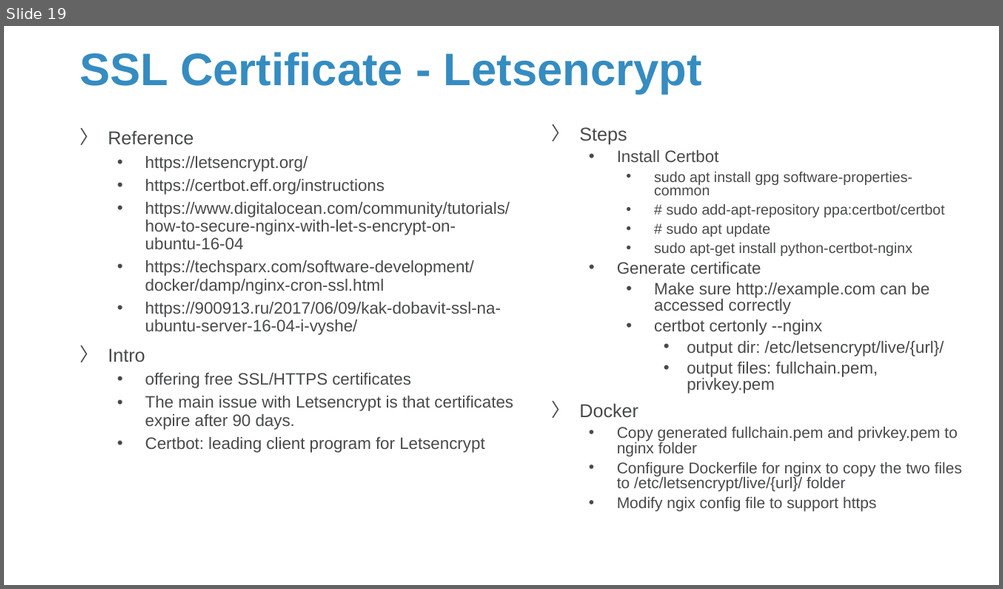
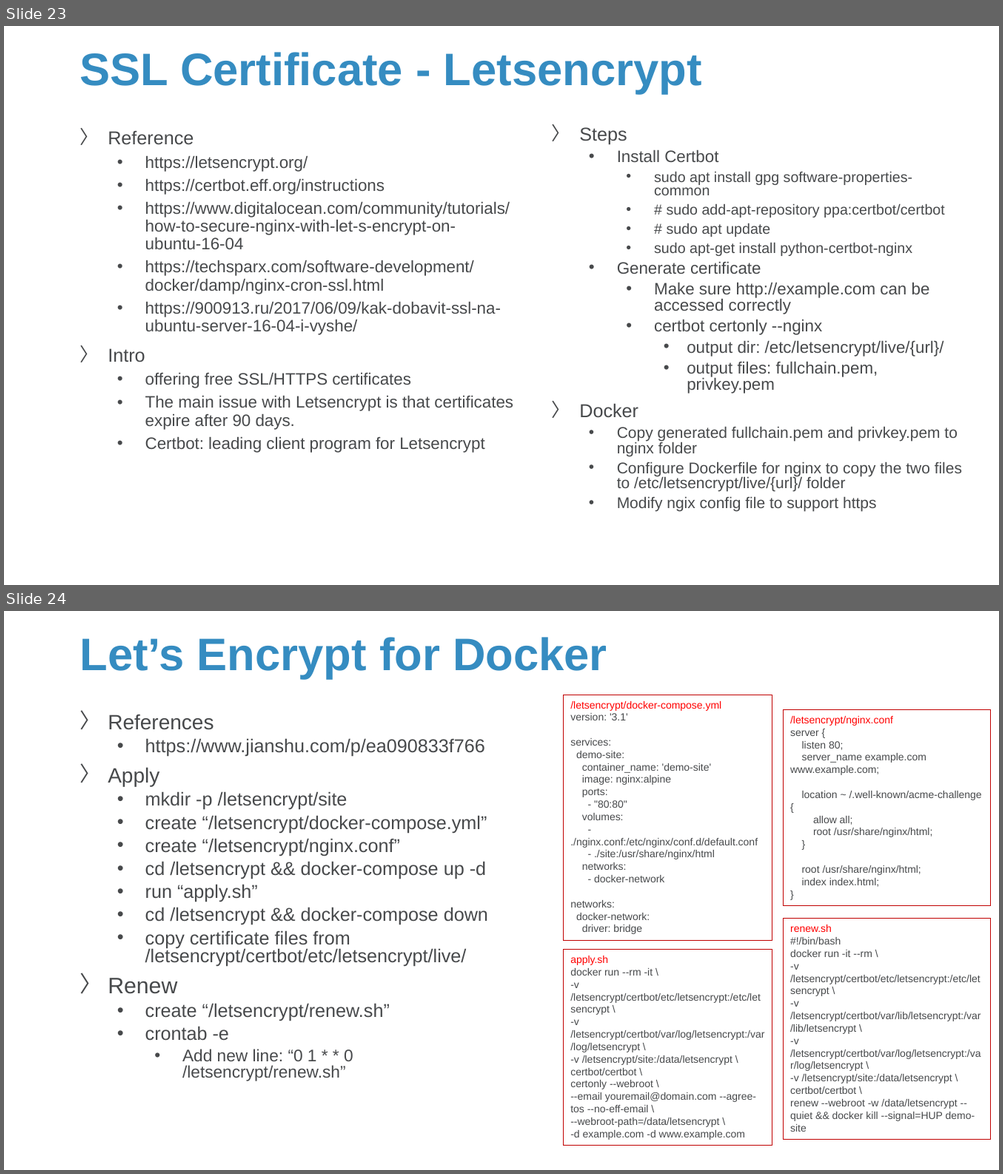
Before and after one commit to Sparks-Lu/TechNotes, a slide deck: Web/Server-Notes.pptx. Shown one above the other, each under a label of ours: slide 19 before the commit, slides 23 and 24 after it. The pictures are 1003x589 and 1003x1174 pixels, drawn with LibreOffice and Linux fonts; fonts in the diff are those of the drawing; background and template pictures are left out. Boxes give left, top, right and bottom in pixels: in the first picture for what was removed or moved away, otherwise in the second. Text is boxed around its words. In the diff, an @@ line names an element or a change of style, - is before the commit and + after.

```diff
--- a/Web/Server-Notes.pptx
+++ b/Web/Server-Notes.pptx
@@ slide 24 added at bbox=[4, 611, 999, 1170], background picture (left out) @@
@@ title added at bbox=[79, 637, 607, 679], 44 pt, text #358CC1, bold @@
+Let’s Encrypt for Docker
@@ rectangle added at bbox=[563, 695, 771, 941], outline #C00000 0.75 pt, 10 pt, text #47494B @@
+/letsencrypt/docker-compose.yml
+version: '3.1'
+services:
+demo-site:
+container_name: 'demo-site'
+image: nginx:alpine
+ports:
+- "80:80"
+volumes:
+- ./nginx.conf:/etc/nginx/conf.d/default.conf
+- ./site:/usr/share/nginx/html
+networks:
+- docker-network
+networks:
+docker-network:
+driver: bridge
@@ text added at bbox=[108, 714, 488, 1082], 18 pt, text #47494B @@
+〉 References
+  • https://www.jianshu.com/p/ea090833f766
+〉 Apply
+  • mkdir -p /letsencrypt/site
+  • create “/letsencrypt/docker-compose.yml”
+  • create “/letsencrypt/nginx.conf”
+  • cd /letsencrypt && docker-compose up -d
+  • run “apply.sh”
+  • cd /letsencrypt && docker-compose down
+  • copy certificate files from /letsencrypt/certbot/etc/letsencrypt/live/
+〉 Renew
+  • create “/letsencrypt/renew.sh”
+  • crontab -e
+    • Add new line: “0 1 * * 0 /letsencrypt/renew.sh”
@@ rectangle added at bbox=[783, 709, 990, 905], outline #C00000 0.75 pt, 10 pt, text #47494B @@
+/letsencrypt/nginx.conf
+server {
+listen 80;
+server_name example.com www.example.com;
+location ~ /.well-known/acme-challenge {
+allow all;
+root /usr/share/nginx/html;
+}
+root /usr/share/nginx/html;
+index index.html;
+}
@@ rectangle added at bbox=[783, 919, 990, 1140], outline #C00000 0.75 pt, 10 pt, text #47494B @@
+renew.sh
+#!/bin/bash
+docker run -it --rm \
+-v /letsencrypt/certbot/etc/letsencrypt:/etc/letsencrypt \
+-v /letsencrypt/certbot/var/lib/letsencrypt:/var/lib/letsencrypt \
+-v /letsencrypt/certbot/var/log/letsencrypt:/var/log/letsencrypt \
+-v /letsencrypt/site:/data/letsencrypt \
+certbot/certbot \
+renew --webroot -w /data/letsencrypt --quiet && docker kill --signal=HUP demo-site
@@ rectangle added at bbox=[563, 950, 771, 1145], outline #C00000 0.75 pt, 10 pt, text #47494B @@
+apply.sh
+docker run --rm -it \
+-v /letsencrypt/certbot/etc/letsencrypt:/etc/letsencrypt \
+-v /letsencrypt/certbot/var/log/letsencrypt:/var/log/letsencrypt \
+-v /letsencrypt/site:/data/letsencrypt \
+certbot/certbot \
+certonly --webroot \
+--email youremail@domain.com --agree-tos --no-eff-email \
+--webroot-path=/data/letsencrypt \
+-d example.com -d www.example.com
@@ what was slide 19 is now slide 23 @@
```
Also in this commit, not shown: 8 slides changed, 12 other slides added, 28 other files.
